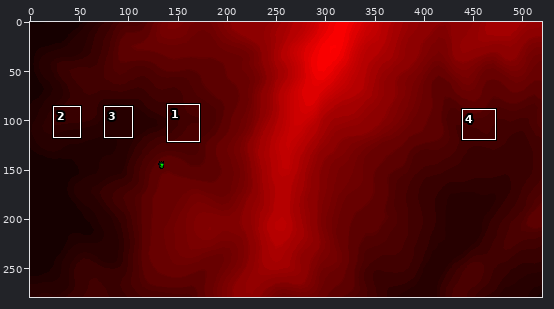
Edited in one commit: sprite sheet (Assets/MickRendered/selectedHabitsAndDog2.png). Above: a wide view before the commit, with the close-up outlined.
Close-up. Before the edit:
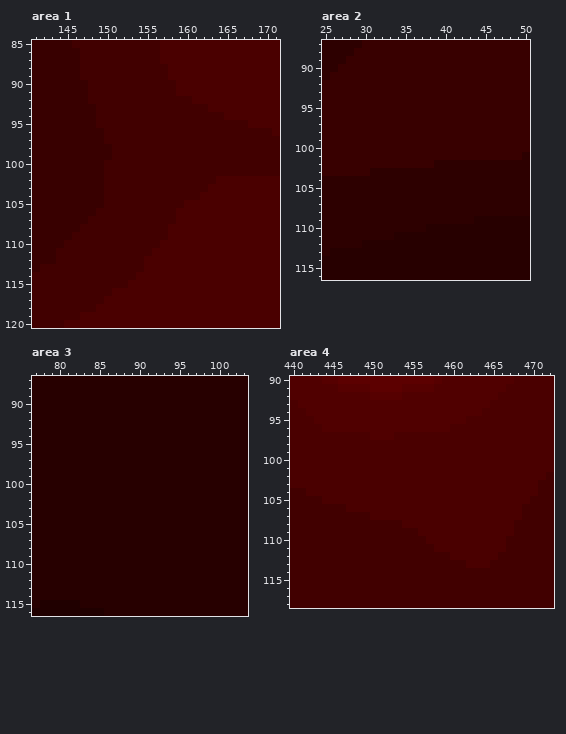
The file is 520x279 pixels. Colours within 5 levels of each other are drawn and written as one. Shown: area 1: x 141..171, y 85..120; area 2: x 25..50, y 87..116; area 3: x 77..103, y 87..116; area 4: x 440..472, y 90..118. The commit also changed other parts of the picture, which this record leaves out.
Once edited:
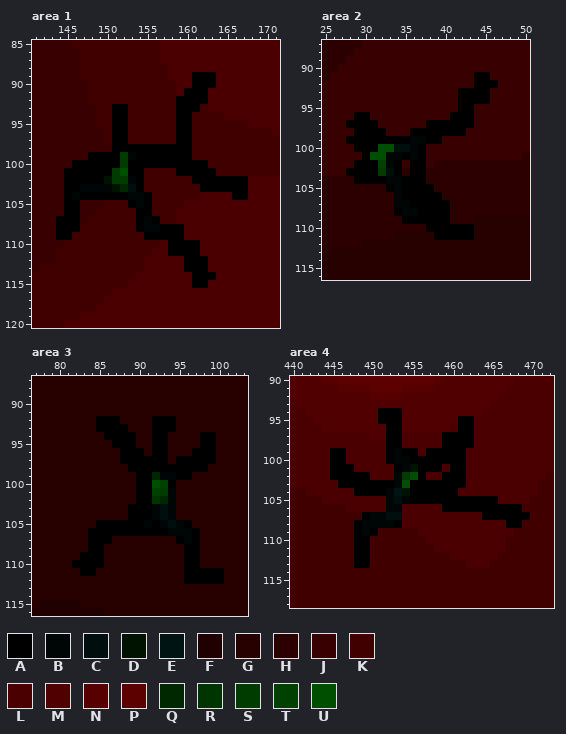
Palette (. is transparent): A #000000  B #000606  C #000e0e  D #001200  E #001414  F #200000  G #270000  H #2d0000  J #380000  K #410000  L #4a0000  M #500000  N #560000  P #5c0000  Q #002800  R #003400  S #003b00  T #004100  U #004e00
The exact change:
Area 1:
y 89..90: x 161..163 LLL -> AAA
y 91: x 160..162 LLL -> AAA
y 92: x 159..162 KKLL -> AAAA
y 93: x 151..152 KK -> AA; x 159..161 KKK -> AAA
y 94..97: x 151..152 KK -> AA; x 159..160 KK -> AA
y 98: x 151..160 KKKKKKKKKK -> AAAAAAAAAA
y 99: x 148..160 JJJKKKKKKKKKK -> AAAASBAAAAAAA
y 100: x 146..162 JJJJKKKKKKKKKKKKK -> AAAAAASAAAAAAAAAA
y 101: x 145..154 JJJJJKKKKK -> AAAAAASUAA; x 159..163 KKKKK -> AAAAA
y 102: x 145..154 JJJJJKKKKK -> AAAAADSSBA; x 161..167 KKKLLLL -> AAAAAAA
y 103: x 145..154 JJJJJKKKKK -> AABBBBDQCA; x 162..167 KLLLLL -> AAAAAA
y 104: x 145..155 JJJJJKKKKKK -> ABAAAAAABBA; x 166..167 LL -> AA
y 105: x 145..146 JJ -> AA; x 153..155 KKK -> ABA
y 106: x 145..146 JJ -> AA; x 154..155 KK -> AA
y 107: x 144..146 JJJ -> AAA; x 154..156 KKK -> ABA
y 108: x 144..146 JJJ -> AAA; x 154..159 KKKKLL -> ABBAAA
y 109: x 144..145 JJ -> AA; x 155..159 KKKLL -> AAAAA
y 110..111: x 158..161 LLLL -> AAAA
y 112..113: x 160..162 LLL -> AAA
y 114: x 161..163 LLL -> AAA
y 115: x 161..162 LL -> AA
Area 2:
y 91: x 44..45 JJ -> AA
y 92: x 44..46 JJJ -> AAA
y 93..94: x 42..45 JJJJ -> AAAA
y 95: x 42..43 JJ -> AA
y 96: x 29..30 JJ -> AA; x 41..43 JJJ -> AAA
y 97: x 28..31 JJJJ -> AAAA; x 38..43 JJJJJJ -> AAAAAA
y 98: x 29..32 JJJJ -> AAAA; x 36..42 JJJJJJJ -> AAAAAAA
y 99: x 28..39 JJJJJJJJJJJJ -> AAAAAAAABBAA
y 100: x 29..37 JJJJJJJJJ -> AAAUUCCBA
y 101: x 30..37 JJJJJJJJ -> AUUBBABA
y 102: x 29..34 JJJJJJ -> AAATBA; x 36..37 JJ -> AA
y 103: x 28..34 JJJHHHH -> AAAASCA; x 36..37 HH -> AA
y 104: x 29..37 HHHHHHHHH -> AAAABBAAA
y 105: x 33..38 HHHHHH -> ABAAAA
y 106: x 34..39 HHHHHH -> BAAAAA
y 107: x 34..40 HHHHHHH -> BBAAAAA
y 108: x 34..40 HHHHHHH -> ABBAAAA
y 109: x 35..40 HHHHHH -> AAAAAA
y 110: x 38..43 GGGGGG -> AAAAAA
y 111: x 39..43 GGGGG -> AAAAA
Area 3:
y 92: x 85..87 GGG -> AAA; x 92..94 GGG -> AAA
y 93: x 85..88 GGGG -> AAAA; x 92..94 GGG -> AAA
y 94: x 86..89 GGGG -> AAAA; x 92..93 GG -> AA; x 98..99 GG -> AA
y 95: x 87..89 GGG -> AAA; x 92..93 GG -> AA; x 98..99 GG -> AA
y 96: x 88..90 GGG -> AAA; x 92..93 GG -> AA; x 97..99 GGG -> AAA
y 97: x 88..93 GGGGGG -> AAAAAA; x 95..99 GGGGG -> AAAAA
y 98: x 89..98 GGGGGGGGGG -> AAAAAAAAAA
y 99: x 90..96 GGGGGGG -> AAQBBAA
y 100: x 90..94 GGGGG -> AAUTA
y 101: x 90..94 GGGGG -> AATSB
y 102: x 90..94 GGGGG -> AARQB
y 103..104: x 89..94 GGGGGG -> AAABCB
y 105: x 85..96 GGGGGGGGGGGG -> AAAAAABABCBA
y 106: x 84..97 GGGGGGGGGGGGGG -> AAAAAAAAAABBBA
y 107: x 84..86 GGG -> AAA; x 95..97 GGG -> ABA
y 108: x 84..85 GG -> AA; x 96..97 GG -> AA
y 109: x 83..85 GGG -> AAA; x 96..97 GG -> AA
y 110: x 82..85 GGGG -> AAAA; x 96..97 GG -> AA
y 111: x 83..84 GG -> AA; x 96..100 GGGGG -> AAAAA
y 112: x 96..100 GGGGG -> AAAAA
Area 4:
y 94: x 451..453 MMM -> AAA
y 95: x 451..453 MMM -> AAA; x 461..462 ML -> AA
y 96: x 452..453 MM -> AA; x 461..462 LL -> AA
y 97: x 452..453 ML -> AA; x 459..462 LLLL -> AAAA
y 98: x 452..453 LL -> AA; x 459..462 LLLL -> AAAA
y 99: x 445..446 LL -> AA; x 452..455 LLLL -> ABAA; x 457..461 LLLLL -> AAAAA
y 100: x 445..446 LL -> AA; x 452..461 LLLLLLLLLL -> ABBAAAAAAA
y 101: x 445..447 LLL -> AAA; x 453..458 LLLLLL -> ABDAAA; x 460..461 LL -> AA
y 102: x 445..449 LLLLL -> AAAAA; x 453..456 LLLL -> BSUA; x 459..461 LLL -> AAA
y 103: x 446..461 LLLLLLLLLLLLLLLL -> AAAAAAABUAAAAAAA
y 104: x 448..460 LLLLLLLLLLLLL -> AAAABEDAAAAAA
y 105: x 452..465 LLLLLLLLLLLLLL -> BCBAAAAAAAAAAA
y 106: x 452..453 LL -> BB; x 459..468 LLLLLLLLLL -> AAAAAAAAAA
y 107: x 449..453 KLLLL -> ABBCC; x 464..469 LLLLLK -> AAAAAA
y 108: x 448..453 KKKKKK -> ABBBBA; x 467..468 LK -> AA
y 109: x 448..450 KKK -> ABA
y 110..113: x 448..449 KK -> AA
Boxes around the changes in both close-ups, in picture pixels (x1, y1, x2, y2):
changed: (56, 72, 248, 288)
changed: (346, 72, 498, 240)
changed: (72, 416, 224, 584)
changed: (330, 408, 530, 568)
